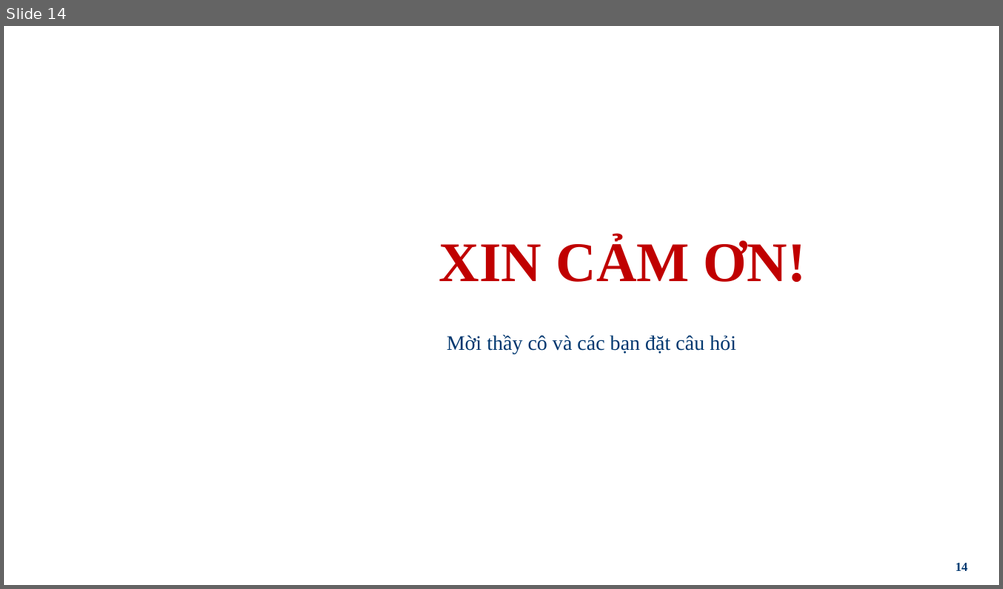
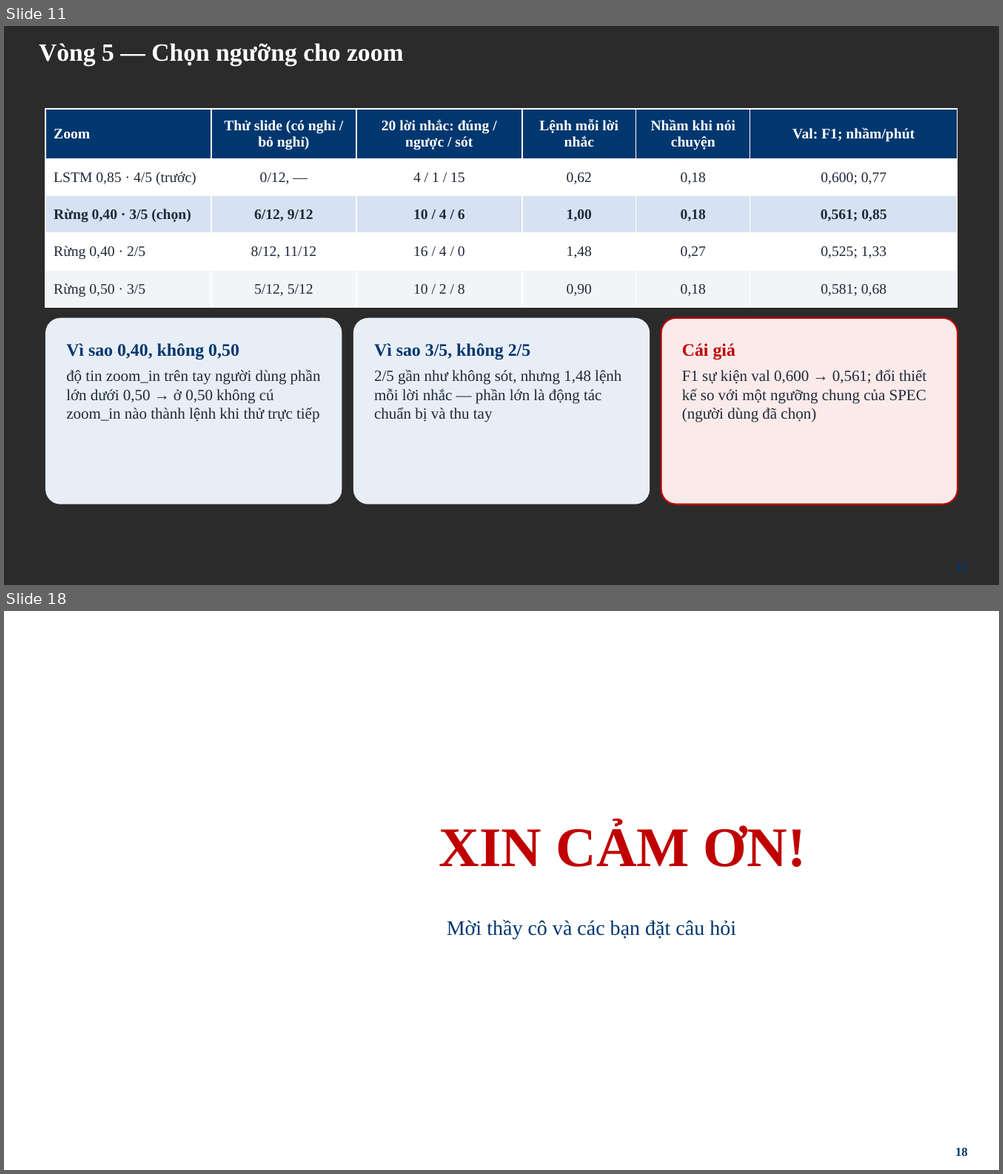
Before and after one commit to tienlamict/cv-action-recognition, a slide deck: docs/thuyet-trinh-phase-8-10.pptx. Shown one above the other, each under a label of ours: slide 14 before the commit, slides 11 and 18 after it; the slides between them are not shown. The pictures are 1003x589 and 1003x1174 pixels, drawn with LibreOffice and Linux fonts; fonts in the diff are those of the drawing; background and template pictures are left out; a plain dark background stands for a picture behind light text. Boxes give left, top, right and bottom in pixels: in the first picture for what was removed or moved away, otherwise in the second. Text is boxed around its words. In the diff, an @@ line names an element or a change of style, - is before the commit and + after.

```diff
--- a/docs/thuyet-trinh-phase-8-10.pptx
+++ b/docs/thuyet-trinh-phase-8-10.pptx
@@ slide 11 added at [4, 26, 999, 585], background picture (left out) @@
@@ title added at [39, 43, 404, 65], 24 pt, text #FFFFFF, bold @@
+Vòng 5 — Chọn ngưỡng cho zoom
@@ table added at [45, 109, 958, 308], 5 rows, 6 columns @@
+Zoom | Thử slide (có nghỉ / bỏ nghỉ) | 20 lời nhắc: đúng / ngược / sót | Lệnh mỗi lời nhắc | Nhầm khi nói chuyện | Val: F1; nhầm/phút
+LSTM 0,85 · 4/5 (trước) | 0/12, — | 4 / 1 / 15 | 0,62 | 0,18 | 0,600; 0,77
+Rừng 0,40 · 3/5 (chọn) | 6/12, 9/12 | 10 / 4 / 6 | 1,00 | 0,18 | 0,561; 0,85
+Rừng 0,40 · 2/5 | 8/12, 11/12 | 16 / 4 / 0 | 1,48 | 0,27 | 0,525; 1,33
+Rừng 0,50 · 3/5 | 5/12, 5/12 | 10 / 2 / 8 | 0,90 | 0,18 | 0,581; 0,68
@@ rounded rectangle added at [45, 318, 342, 505], fill #E8EEF6, 15 pt, text #1F2937 @@
+Vì sao 0,40, không 0,50
+độ tin zoom_in trên tay người dùng phần lớn dưới 0,50 → ở 0,50 không cú zoom_in nào thành lệnh khi thử trực tiếp
@@ rounded rectangle added at [353, 318, 649, 505], fill #E8EEF6, 15 pt, text #1F2937 @@
+Vì sao 3/5, không 2/5
+2/5 gần như không sót, nhưng 1,48 lệnh mỗi lời nhắc — phần lớn là động tác chuẩn bị và thu tay
@@ rounded rectangle added at [661, 318, 958, 505], fill #FBEAEA, outline #C00000 1.5 pt, 15 pt, text #1F2937 @@
+Cái giá
+F1 sự kiện val 0,600 → 0,561; đổi thiết kế so với một ngưỡng chung của SPEC (người dùng đã chọn)
@@ page number added at [751, 556, 975, 585], 12 pt, text #00376F, bold @@
+11
@@ what was slide 14 is now slide 18 @@
@@ page number at [955, 1148, 967, 1156]: text changed @@
-14
+18
```
Also in this commit, not shown: 3 slides changed, 13 other slides added, 10 slides removed, 5 other files.
